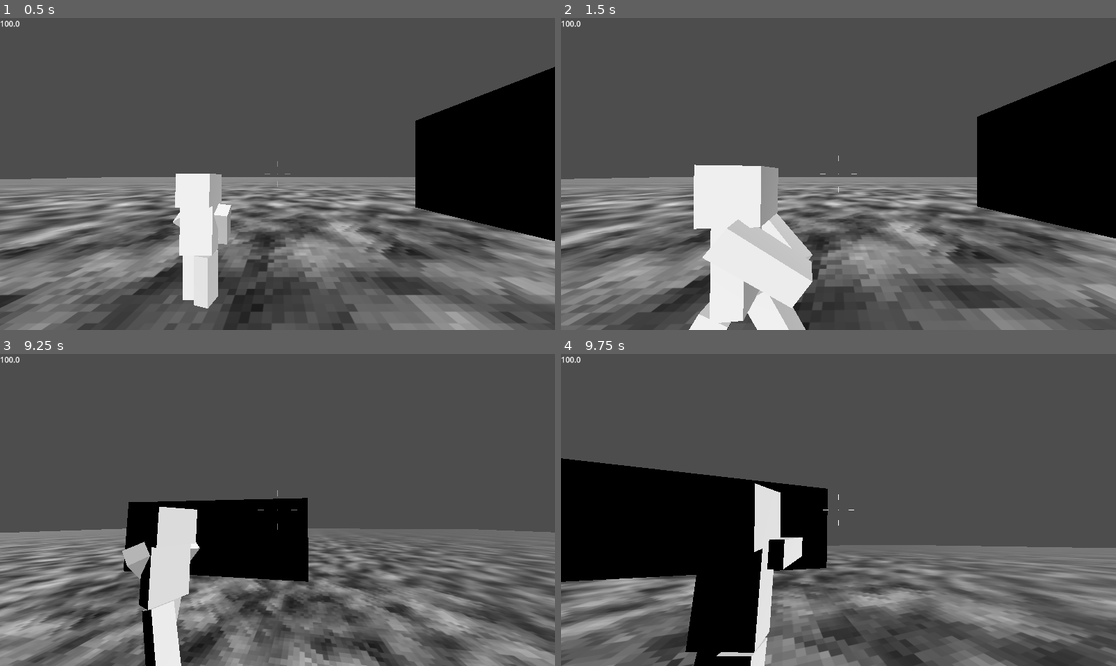
Above: before the commit, frames 1-4 (two rows, left to right).
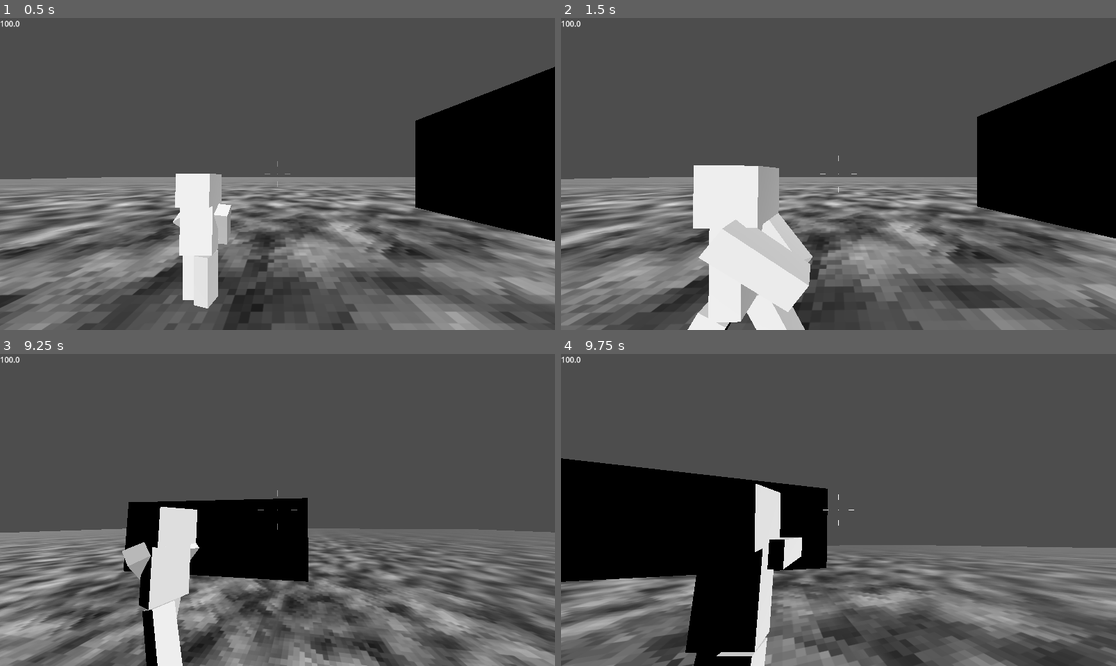
Above: after the commit, the same moments.

Repository: GustLSant/godot-game-componentes
Game: Godot game, scene res://Main.tscn
The game is run twice, just before and just after one commit, with the same random seed, the same clock (stepped at 60 frames per second) and the same inputs.
Inputs (mouse positions are in pixels of both pictures, inside the frame that each line leads up to):
- Up to frame 1 (0.5 s): no input
- Up to frame 2 (1.5 s): move the mouse to (866, 174) at 0.52 s; hold D (MoveRight) 0.53-1.28 s; hold Right mouse button (Aim) 0.53-1.28 s; tap Space (Jump) at 0.77 s; move the mouse to (810, 174) at 1.27 s; hold S (MoveBackwards) from 1.28 s (still down); right-click (810, 174) at 1.35 s
- Up to frame 3 (9.25 s): tap Space (Jump) at 1.52, 3.02, 3.77, 4.52, 6.02, 6.77, 7.52, 9.02 s; move the mouse to (288, 503) at 2.02 s; release S (MoveBackwards) at 2.03 s; hold Right mouse button (Aim) 2.03-2.78 s; hold D (MoveRight) 2.03-3.53 s; tap V (ChangeCameraMode) at 2.1, 8.1 s; move the mouse to (271, 516) at 2.77 s; tap W (MoveFoward) at 2.85, 8.85 s; right-click (271, 516) at 3.05 s; move the mouse to (316, 513) at 3.52 s; hold Right mouse button (Aim) 3.53-4.28 s; hold A (MoveLeft) 3.53-5.03 s; click (316, 513) at 3.6 s; move the mouse to (233, 506) at 4.27 s; tap Shift (Sprint) at 4.35 s; right-click (233, 506) at 4.55 s; move the mouse to (283, 510) at 5.02 s; hold S (MoveBackwards) 5.03-5.78 s; hold Right mouse button (Aim) 5.03-5.78 s; tap T (Test) at 5.1 s; move the mouse to (255, 503) at 5.77 s; hold D (MoveRight) 5.78-8.03 s; tap Alt (ToggleCameraSide) at 5.85 s; right-click (255, 503) at 6.05 s; move the mouse to (305, 510) at 6.52 s; hold Right mouse button (Aim) 6.53-7.28 s; move the mouse to (249, 510) at 7.27 s; right-click (249, 510) at 7.35 s; move the mouse to (288, 503) at 8.02 s; hold S (MoveBackwards) 8.03-8.78 s; hold Right mouse button (Aim) 8.03-8.78 s; move the mouse to (271, 516) at 8.77 s; hold A (MoveLeft) from 8.78 s (still down); right-click (271, 516) at 9.05 s
- Up to frame 4 (9.75 s): move the mouse to (877, 513) at 9.52 s; release A (MoveLeft) at 9.53 s; hold D (MoveRight) from 9.53 s (still down); hold Right mouse button (Aim) from 9.53 s (still down); click (877, 513) at 9.6 s

Frame 1 is identical in both runs. In frame 2, 0.9% of the frame differs, in the area x 22-46%, y 46-100%; in frame 3, 0.2%; in frame 4, less than 0.1%.

Commit message:
fixed body rotation bug when aiming on low frame rate

Diff:
--- a/Components/TpsFpsPlayer/Player.tscn
+++ b/Components/TpsFpsPlayer/Player.tscn
@@ -343,8 +343,8 @@
 [node name="blockbench_export" parent="Body/PivotRotation" instance=ExtResource("6_br1xv")]
 
 [node name="Skeleton3D" parent="Body/PivotRotation/blockbench_export/origin" index="0"]
-bones/1/rotation = Quaternion(-0.0291362, 0, 0, 0.999576)
-bones/2/position = Vector3(0, 0.598907, 0)
+bones/1/rotation = Quaternion(-0.00236073, 0, 0, 0.999997)
+bones/2/position = Vector3(0, 0.593728, 0)
 bones/2/rotation = Quaternion(0.300706, 0, 0, 0.953717)
 bones/4/position = Vector3(-0.15625, -0.046875, -0.034375)
 bones/4/rotation = Quaternion(0, 0, 0.300706, 0.953717)
--- a/Components/TpsFpsPlayer/PlayerBody.gd
+++ b/Components/TpsFpsPlayer/PlayerBody.gd
@@ -41,7 +41,7 @@
 
 func handleRotation()->void:
 	if(player.isAiming):
-		pivotRot.rotation.y = lerp_angle(pivotRot.rotation.y, tpsCamera.pivotRot.rotation.y, 25*delta)
+		pivotRot.rotation.y = Utils.betterLerpAngleF(pivotRot.rotation.y, tpsCamera.pivotRot.rotation.y, 25, delta)
 	else:
 		#rotacao para o mesmo sentido da camera tps
 		#var targetBodyRotationY:float = (tpsCamera.pivotRot.rotation.y * int(player.isMoving)) + (pivotRot.rotation.y * int(player.isStandingStill))
@@ -57,13 +57,6 @@
 
 func handleRecoilEffect()->void:
 	const DECREASE_FACTOR:float = 12.0
-
-	var originalPos:Vector3 = skeleton.get_bone_pose_position(pivotRecoilBoneIdx)
-	#skeleton.set_bone_pose_position(
-		#pivotRecoilBoneIdx,
-		#Vector3(originalPos.x, curveRecoil.sample_baked(recoilCurveOffset) * RECOIL_STRENGTH, originalPos.z)
-	#)
-
 	recoilCurveOffset = lerp(recoilCurveOffset, 0.0, DECREASE_FACTOR*delta)
 	pass
 
